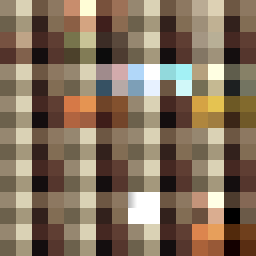
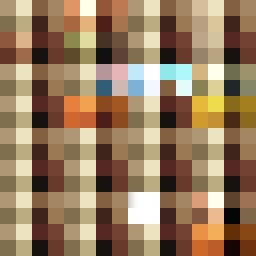
Comparing the layer stacks of the two 256x256 images. Changes:
renamed "Layer 8" to "Layer 12 copy", showed it, opacity 100% → 40%, moved it above "Layer 12", painted on it over [0, 0, 256, 256]
removed layer "Layer 11" over [128, 192, 136, 208]
removed layer "Layer 9" over [192, 0, 224, 64]
removed layer "Layer 11 copy 4" over [0, 0, 256, 256]
removed layer "Layer 7 copy 4" over [0, 0, 256, 256]
removed layer "Layer 7 copy" over [0, 0, 256, 256]
painted on "Layer 12" over [0, 0, 256, 256]
